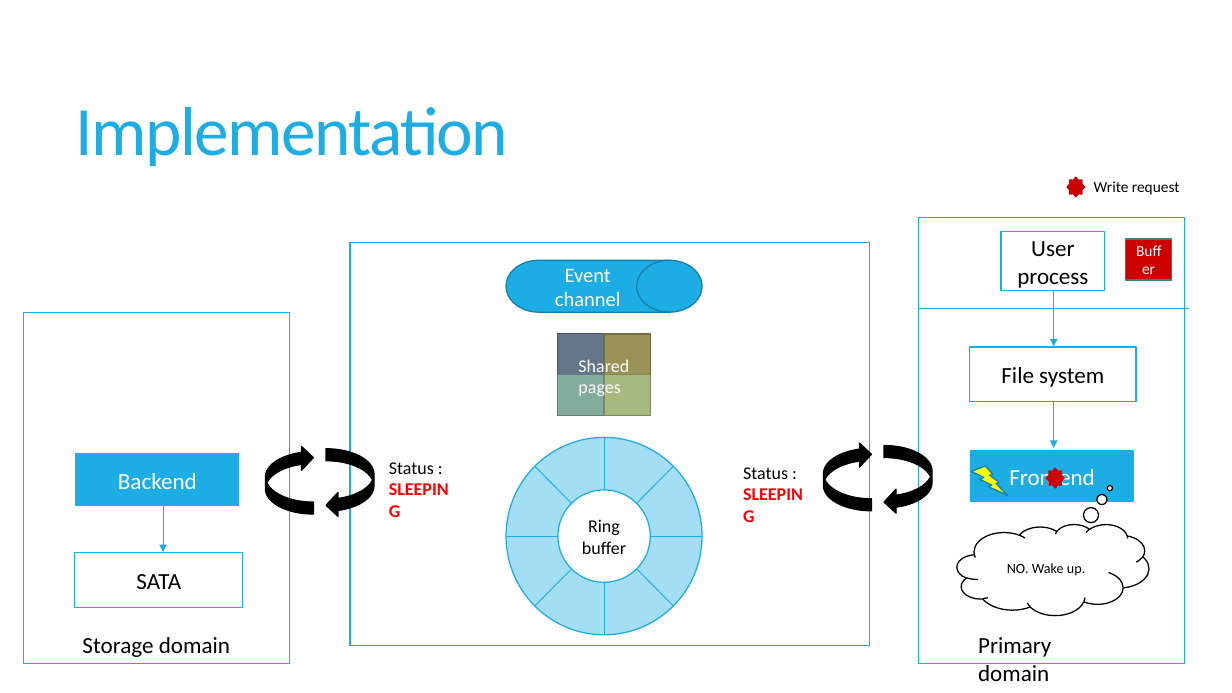
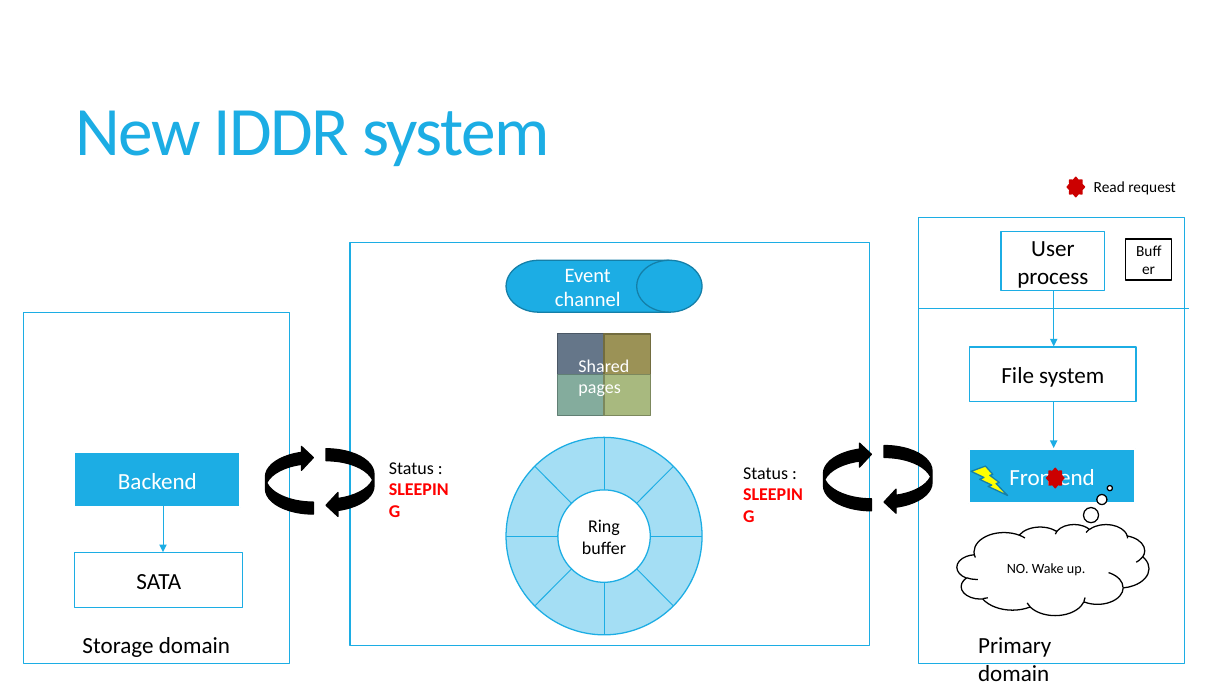
Before and after one commit to sushirol/Isolated-Driver-Domain, a slide deck: slide 22 of doc/presentation/IDDR.pptx. Drawn at 1232x693 pixels with LibreOffice and Linux fonts; fonts in the diff are those of the drawing. Boxes give left, top, right and bottom in pixels: in the first picture for what was removed or moved away, otherwise in the second. Text is boxed around its words. In the diff, an @@ line names an element or a change of style, - is before the commit and + after.

```diff
--- a/doc/presentation/IDDR.pptx
+++ b/doc/presentation/IDDR.pptx
@@ title at [76, 110, 550, 166]: text changed @@
-Implementation
+New IDDR system
@@ text at [1094, 181, 1176, 195]: text changed @@
-Write request
+Read request
@@ rectangle "Buffer" at [1126, 239, 1172, 281]: text colour #FFFFFF to #000000; fill #CC0000 to #FFFFFF; outline #318A70 1 pt to #000000 1 pt @@
```
Also in this commit, not shown: 10 other slides changed.
